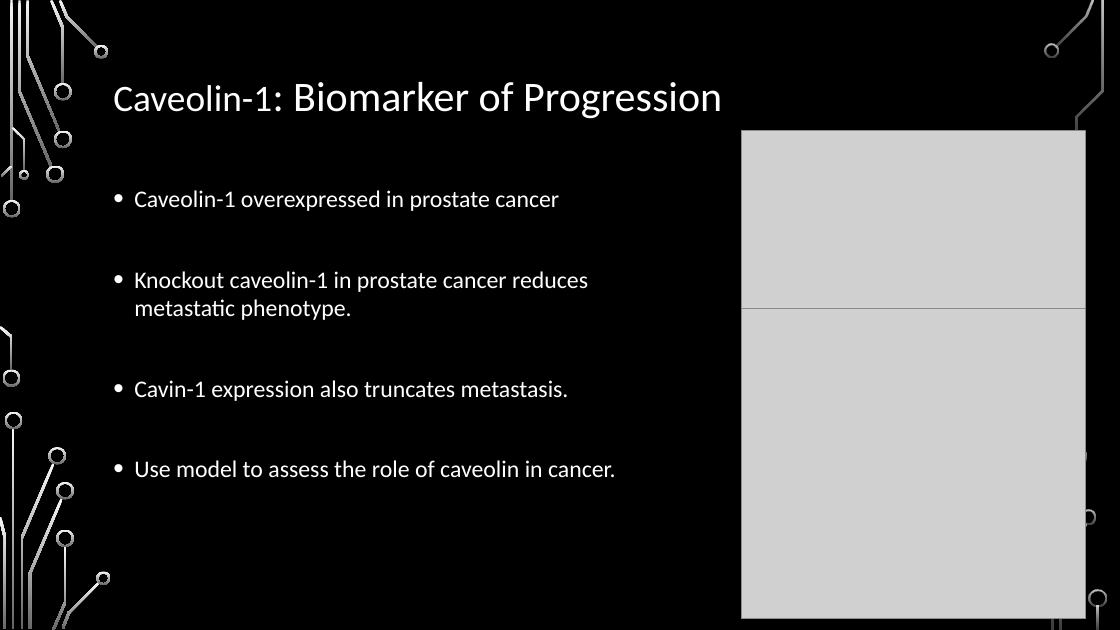
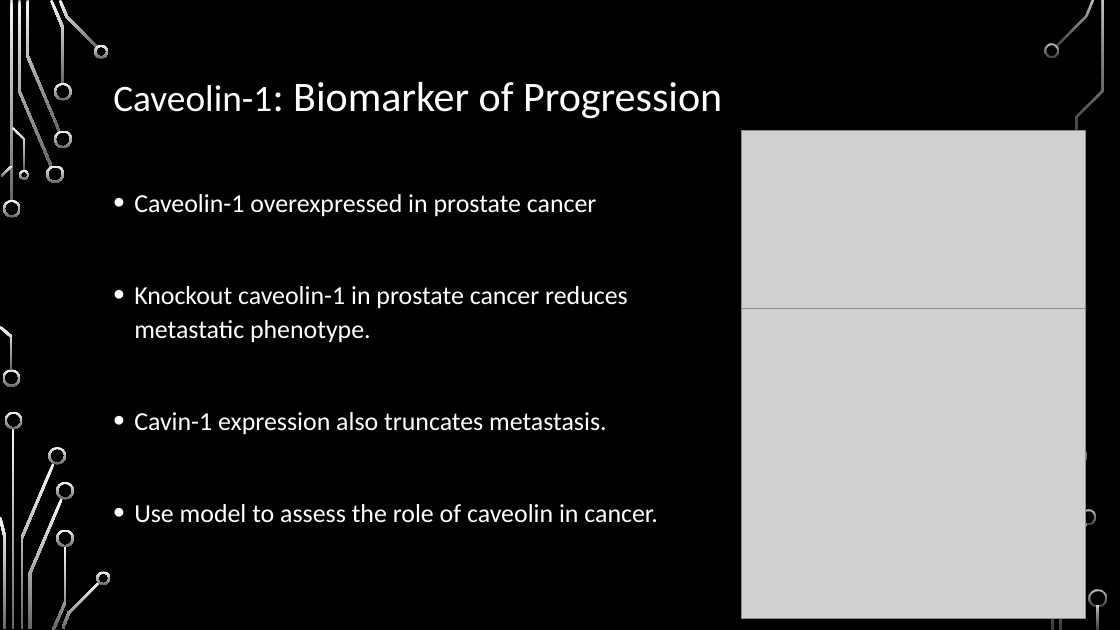
Before and after one commit to HarleyRobinson/Honours2, a slide deck: slide 3 of BackgroundInfo/MeetingSept.pptx. Drawn at 1120x630 pixels with LibreOffice and Linux fonts; fonts in the diff are those of the drawing; grey boxes stand for pictures; background and template pictures are left out. Boxes give left, top, right and bottom in pixels: in the first picture for what was removed or moved away, otherwise in the second. Text is boxed around its words. In the diff, an @@ line names an element or a change of style, - is before the commit and + after.

```diff
--- a/BackgroundInfo/MeetingSept.pptx
+++ b/BackgroundInfo/MeetingSept.pptx
@@ text "Caveolin-1 overexpressed in prostate cancer" at <box>134,194,657,523</box>: size 20.4 to 22.2 pt; line spacing 1 to 1.1 @@
```
Also in this commit, not shown: 4 other slides changed, 9 other files.
